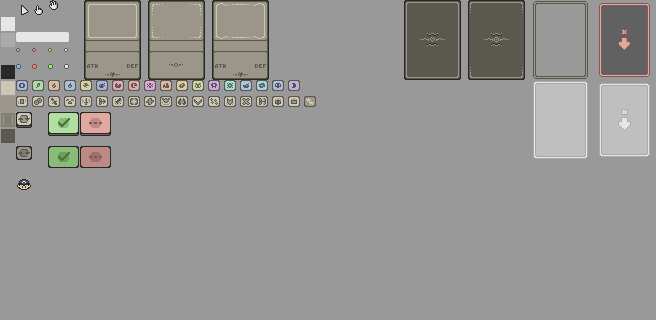
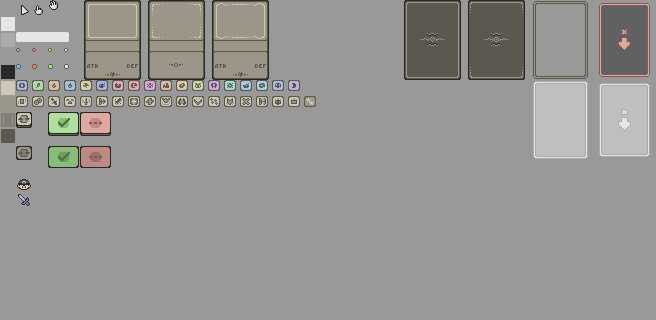
Comparing the layer stacks of the two w=656, h=320 images. Changes:
painted on "main" (2nd of 2, in "main") over [17, 193, 31, 207]
painted on "fill (50%)" over [17, 193, 31, 207]
